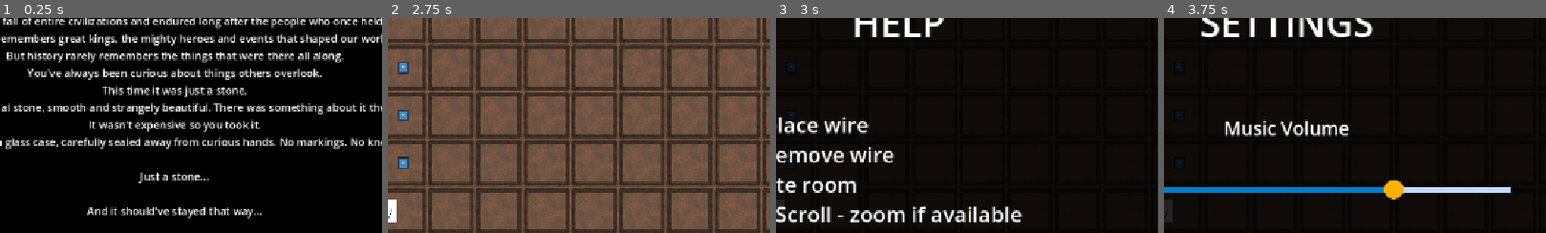
Above: before the commit, frames 1-4 (left to right).
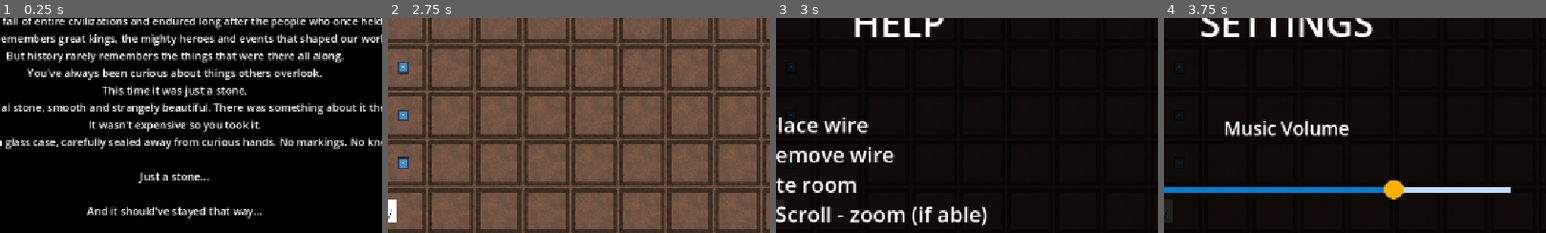
Above: after the commit, the same moments.

Repository: Wallted/ldjam-60
Game: Godot game, scene res://main.tscn
The game is run twice, just before and just after one commit, with the same random seed, the same clock (stepped at 60 frames per second) and the same inputs. The engine's default icon, where the game draws it, is replaced by a stand-in: a white triangle on a blue panel in a dark square.
Inputs (mouse positions are % of the whole screen's width and height, from its top left):
- Up to frame 1 (0.25 s): no input
- Up to frame 2 (2.75 s): click "next" at 0.5 s; move the mouse to (72, 45) at 1.27 s; hold W 1.28-2.03 s; tap R (rotate) at 1.35 s; click (72, 45) at 1.42 s; move the mouse to (3, 17) at 2.02 s; tap T at 2.1 s; click (3, 17) at 2.17 s
- Up to frame 3 (3 s): click (84, 5) at 2.75 s
- Up to frame 4 (3.75 s): click (95, 5) at 3.5 s
The pictures show only the part of the screen within x 23-73%, y 5-55%; the shares and areas given below are measured in that part.

Frames 1-2 are identical in both runs. In frame 3, 1.4% of the frame differs, in the area x 35-65%, y 87-97%; in frame 4, nothing differs.

Commit message:
ui improvements
Signed-off-by: Grzegorz Choinski <grzegorzchoinski97@gmail.com>

Diff:
--- a/help.tscn
+++ b/help.tscn
@@ -41,4 +41,4 @@
 text = "- LMB - place wire
 - RMB - remove wire
 - R - rotate room
-- Mouse Scroll - zoom if available"
+- Mouse Scroll - zoom (if able)"
